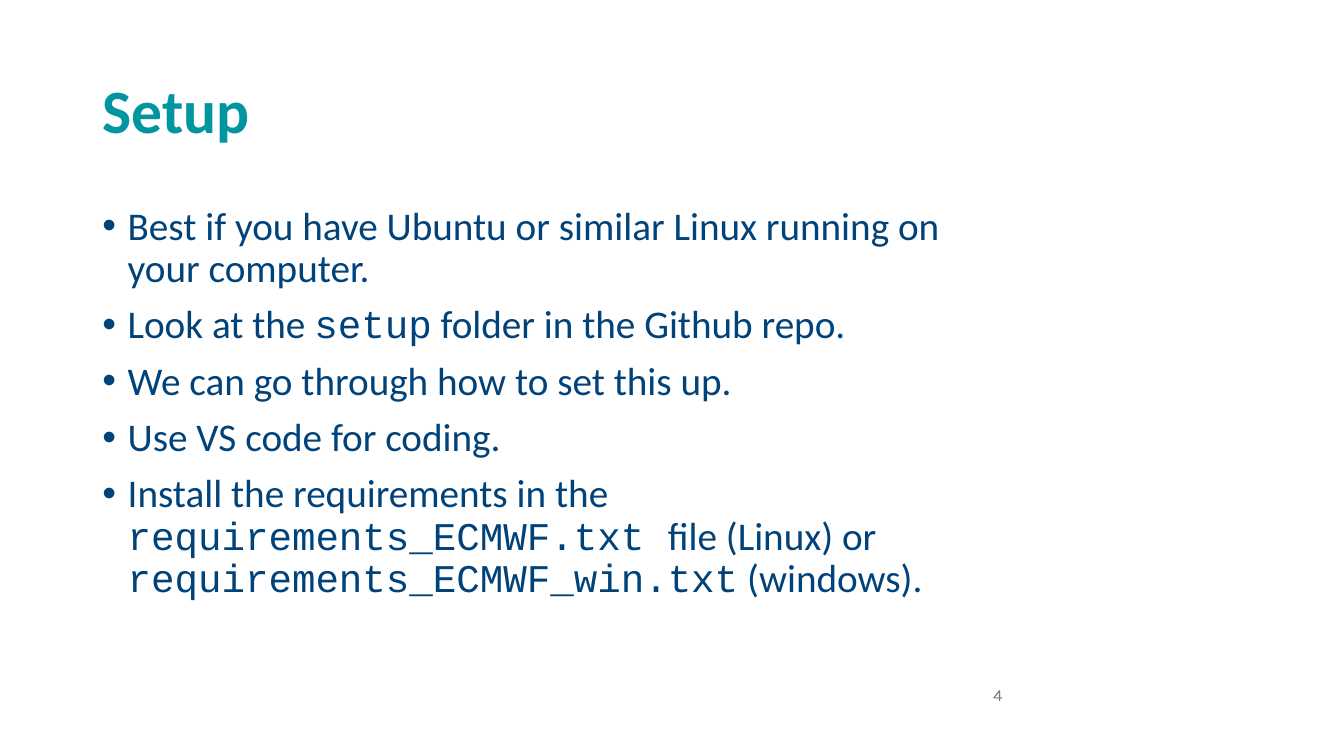
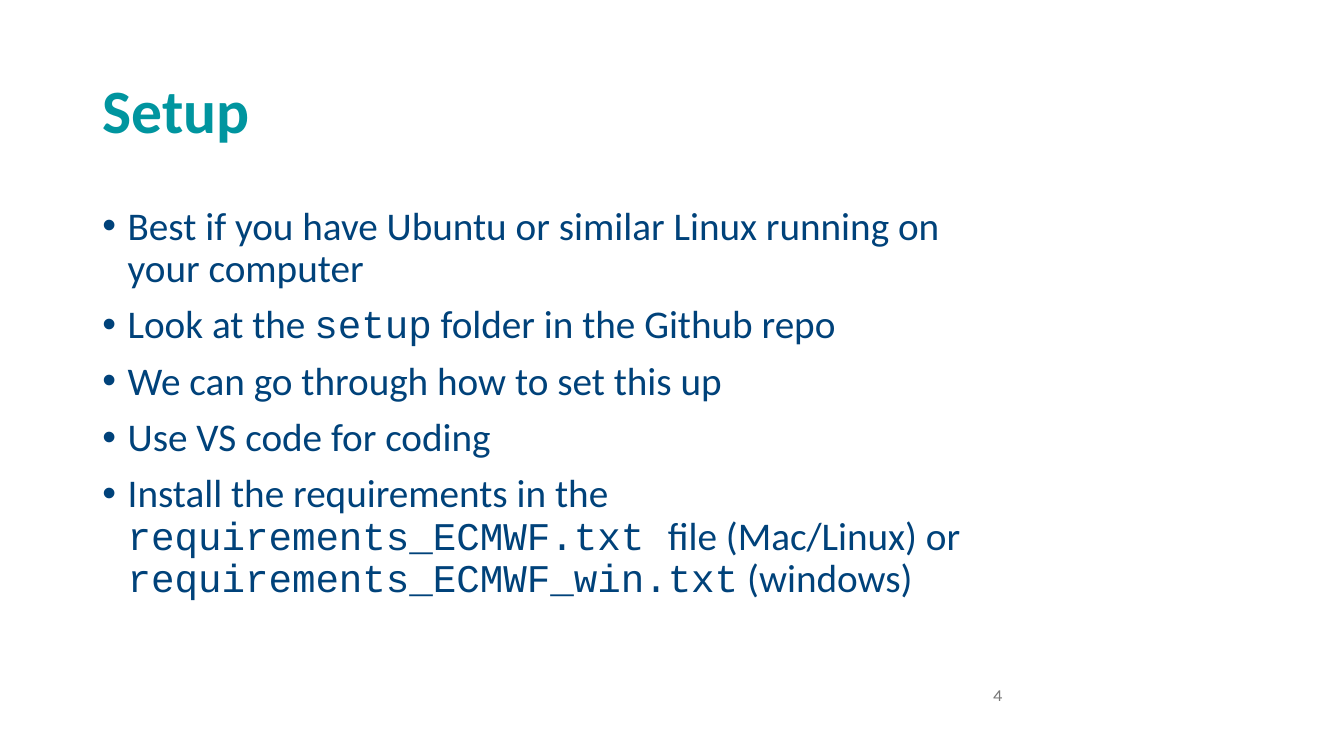
Before and after one commit to andrewcparnell/STAT41130, a slide deck: slide 4 of slides/day 1/D1C1_LR_NNs.pptx. Drawn at 1344x756 pixels with LibreOffice and Linux fonts; fonts in the diff are those of the drawing; background and template pictures are left out. Boxes give left, top, right and bottom in pixels: in the first picture for what was removed or moved away, otherwise in the second. Text is boxed around its words. In the diff, an @@ line names an element or a change of style, - is before the commit and + after.

```diff
--- a/slides/day 1/D1C1_LR_NNs.pptx
+++ b/slides/day 1/D1C1_LR_NNs.pptx
@@ text at box(128, 212, 960, 600): text changed @@
-• Best if you have Ubuntu or similar Linux running on your computer.
-• Look at the setup folder in the Github repo.
-• We can go through how to set this up.
-• Use VS code for coding.
-• Install the requirements in the requirements_ECMWF.txt file (Linux) or requirements_ECMWF_win.txt (windows).
+• Best if you have Ubuntu or similar Linux running on your computer
+• Look at the setup folder in the Github repo
+• We can go through how to set this up
+• Use VS code for coding
+• Install the requirements in the requirements_ECMWF.txt file (Mac/Linux) or requirements_ECMWF_win.txt (windows)
```
Also in this commit, not shown: 5 other slides changed.
